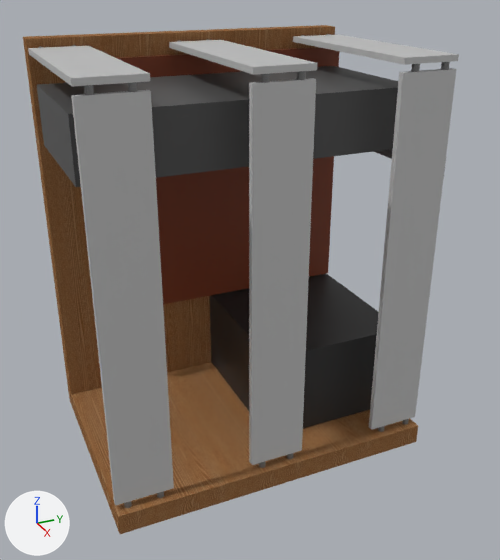
The Blender file pccase.blend, before and after one commit.
One viewpoint serves both versions: a 50 mm lens placed at (0.542, -0.213, 0.427), pointed at (0.017, 0.023, 0.165). Lighting does not change. The marker at lower left points along +X, +Y and +Z.

In view in the first picture: 'Cube', 'case', 'case.001', 'case.002', 'case.007', 'gpu', 'magnet.024', 'magnet.025', 'magnet.027', 'motherboard', 'psu'.
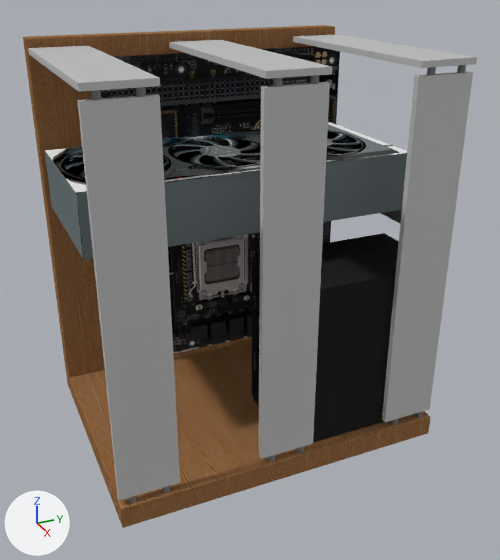
What differs and where, as boxes [x1, y1, x2, y2] in the pictures (500 x 560 px; the box of a moved part takes in the faces that stretch with it):
'case', mesh rescaled, moved: before [71, 68, 456, 506]; after [78, 71, 473, 501]
'gpu', surface changed, moved: before [37, 66, 398, 187]; after [45, 122, 407, 260]
'motherboard', surface changed (brown to black): [101, 46, 340, 353] in both
'case.007', mesh rescaled, moved (11% taller): before [68, 362, 418, 534]; after [66, 337, 430, 528]
'psu', surface changed, moved, turned: before [209, 273, 379, 428]; after [252, 233, 399, 442]
'case.002', mesh rescaled (12% taller): before [28, 35, 459, 86]; after [28, 35, 477, 92]
'Cube', moved: before [374, 149, 446, 179]; after [381, 210, 402, 224]
'magnet.024', moved: before [441, 65, 449, 70]; after [457, 69, 466, 73]
'magnet.027', moved: before [412, 64, 420, 68]; after [427, 67, 436, 71]
'magnet.026', moved: before [411, 68, 420, 72]; after [427, 71, 435, 75]
'magnet.025', moved: before [441, 62, 450, 66]; after [458, 65, 466, 69]
part 1 of me_cube_001, built on: before [117, 48, 339, 304]; after [101, 47, 340, 353]
part 2 of me_cube_001, surface changed: before [118, 47, 320, 58]; after [115, 46, 315, 57]
part 4 of me_cube_003, moved or reshaped: before [71, 69, 456, 506]; after [78, 72, 473, 501]

Edits to the bpy script that builds the scene:
```text
Change mat_motherboard:
    remove mat_motherboard.base_color = (0.184, 0.0346, 0.00912)  # brown #773418
    mat_motherboard: principled_material('motherboard') -> diffuse_material('motherboard')
    add mat_motherboard.texture = img_asustuf_jpg
Change mat_gpu:
    remove mat_gpu.base_color = (0.0789, 0.0789, 0.0789)  # dark grey #4f4f4f
    mat_gpu: principled_material('gpu') -> diffuse_material('gpu')
    add mat_gpu.texture = img_rx7900xtx_jpg
Change mat_psu:
    remove mat_psu.base_color = (0.0254, 0.0254, 0.0254)  # black #2c2c2c
    mat_psu: principled_material('psu') -> diffuse_material('psu')
    add mat_psu.texture = img_psu_fan_jpg
Change me_cube_001:
    used by ob_motherboard; location = (-0.0795, 0.0401, 0.2301); rotation_euler = (1.571, 3.142, 1.571), in degrees (90, 180, 90); scale = (0.122, 0.122, 0.0025)
    remove me_cube_001.from_pydata(...)  # 8 vertices, 6 faces; spans x -1.0..1.0, y -1.0..1.0, z -1.0..1.0
    add me_cube_001.from_pydata(...)  # 12 vertices, 10 faces; spans x -1.0..1.0, y -1.0..1.0, z -1.0..1.0
    me_cube_001 part 1
    4 faces are deleted
    4 vertices are added at (-1.0, 0.08, -1.0), (-1.0, 0.08, 1.0), (1.0, 0.08, -1.0), (1.0, 0.08, 1.0)
    8 new faces join them
    me_cube_001 part 2: 2 kept faces spanning x -1.0..1.0, y -1.0..1.0, z -1.0..1.0 get new texture (UV) coordinates
Change me_cube_002:
    where me_cube_002.from_pydata(...)  # 16 vertices, 14 faces; spans x -0.82..1.27, y -0.51..1.49, z -1.0..1.0
    used by ob_gpu; location = (0.0248, 0.0514, 0.3087); rotation_euler = (0.0, 3.142, 1.571), in degrees (0, 180, 90); scale = (0.143, 0.0685, 0.0256)
    me_cube_002 part 3: texture (UV) coordinates of 5 of 14 faces, centred in x -0.73..1.27, y -0.51..0.5, z -1.0..1.0, changed; they spanned u 0.12..0.88, v 0.03..1.0 and now span u 0.1..0.95, v 0.26..0.9
Change me_cube_003:
    where me_cube_003.from_pydata(...)  # 24 vertices, 18 faces; spans x -5.84..6.02, y -0.96..1.02, z -1.7..1.63
    used by ob_case; location = (0.0947, 0.0125, 0.1831); rotation_euler = (1.571, 0.0, 1.571), in degrees (90, 0, 90); scale = (0.025, 0.165, 0.0015)
    me_cube_003 part 4: the whole mesh is scaled about its middle by (1, 0.936, 1), then moved by (0.0, 0.06, 0.0)
Change me_cube_007:
    where me_cube_007.from_pydata(...)  # 24 vertices, 18 faces; spans x -5.84..6.02, y -0.45..0.64, z -1.0..2.3
    used by ob_case_002; location = (0.0229, 0.0125, 0.3595); rotation_euler = (0.0, 0.0, 1.571), in degrees (0, 0, 90); scale = (0.025, 0.165, 0.0015)
    me_cube_007 part 5: the whole mesh is scaled about its middle by (1, 1.12, 1), then moved by (0.0, -0.06, 0.0)
Change me_cube_018:
    where me_cube_018.from_pydata(...)  # 8 vertices, 6 faces; spans x -5.92..5.92, y -0.56..0.72, z -1.0..1.0
    used by ob_case_007; location = (0.0118, 0.0146, 0.0095); rotation_euler = (0.0, 0.0, 1.571), in degrees (0, 0, 90); scale = (0.025, 0.165, 0.0095)
    me_cube_018 part 6: the whole mesh is scaled about its middle by (1, 1.07, 1), then moved by (0.0, -0.05, 0.0)
Change ob_gpu:
    ob_gpu.location: (0.0248, 0.0514, 0.3087) -> (0.0248, 0.0514, 0.2528)
Change ob_case:
    ob_case.location: (0.0947, 0.0125, 0.1831) -> (0.1138, 0.0125, 0.1831)
Change ob_psu:
    ob_psu.location: (-0.0122, 0.0921, 0.0631) -> (0.0656, 0.0921, 0.1154)
    ob_psu.rotation_euler: (0.0, 0.0, 1.571) -> (1.571, 0.0, 1.571)  # degrees (0, 0, 90) -> degrees (90, 0, 90)
Change ob_case_007:
    ob_case_007.location: (0.0118, 0.0146, 0.0095) -> (0.0118, 0.0146, 0.0303)
Change ob_cube:
    ob_cube.location: (-0.0463, 0.1627, 0.2731) -> (-0.0463, 0.1627, 0.2171)
Change ob_magnet_024:
    ob_magnet_024.location: (0.0947, 0.1539, 0.3535) -> (0.1138, 0.1539, 0.3535)
Change ob_magnet_025:
    ob_magnet_025.location: (0.0947, 0.1539, 0.3565) -> (0.1138, 0.1539, 0.3565)
Change ob_magnet_026:
    ob_magnet_026.location: (0.0947, 0.1259, 0.3535) -> (0.1138, 0.1259, 0.3535)
Change ob_magnet_027:
    ob_magnet_027.location: (0.0947, 0.1259, 0.3565) -> (0.1138, 0.1259, 0.3565)
```
